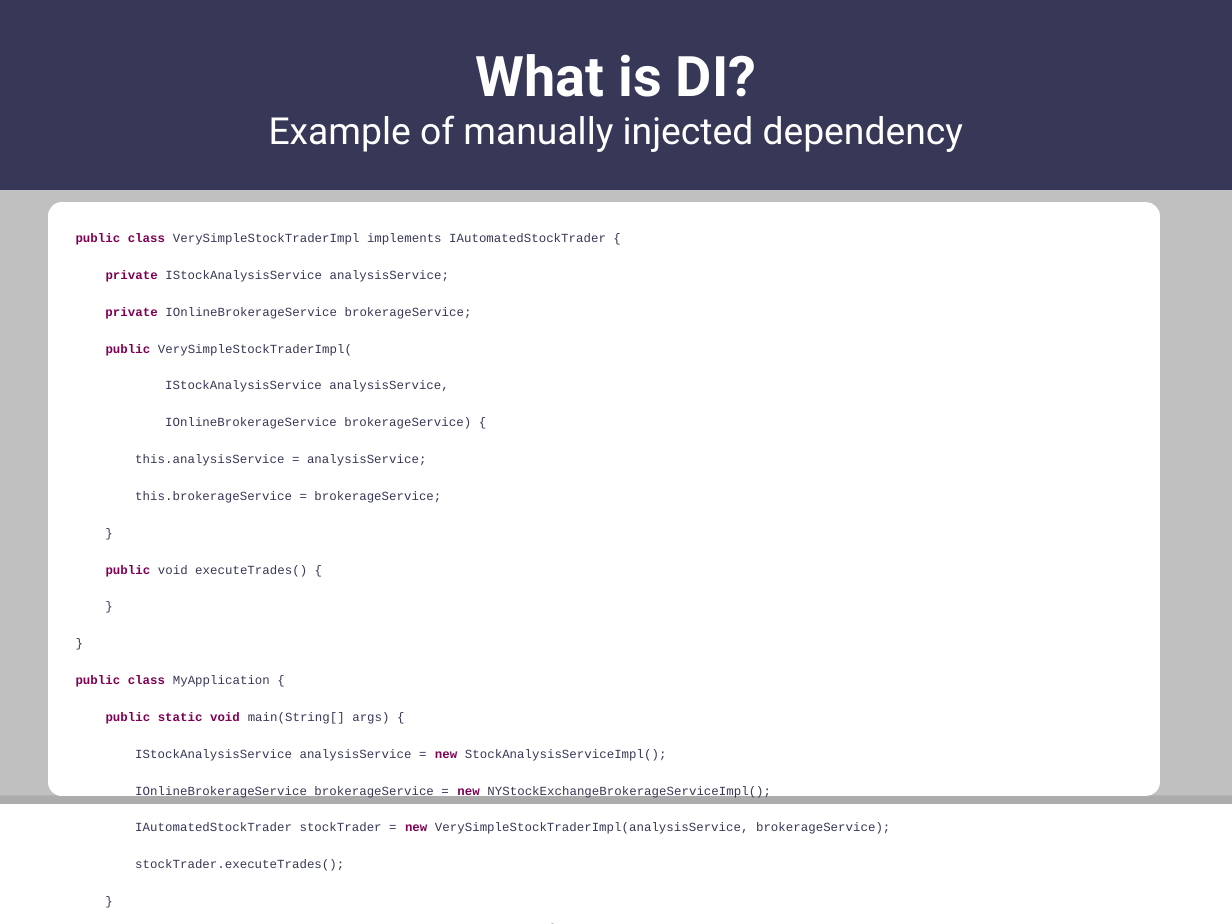
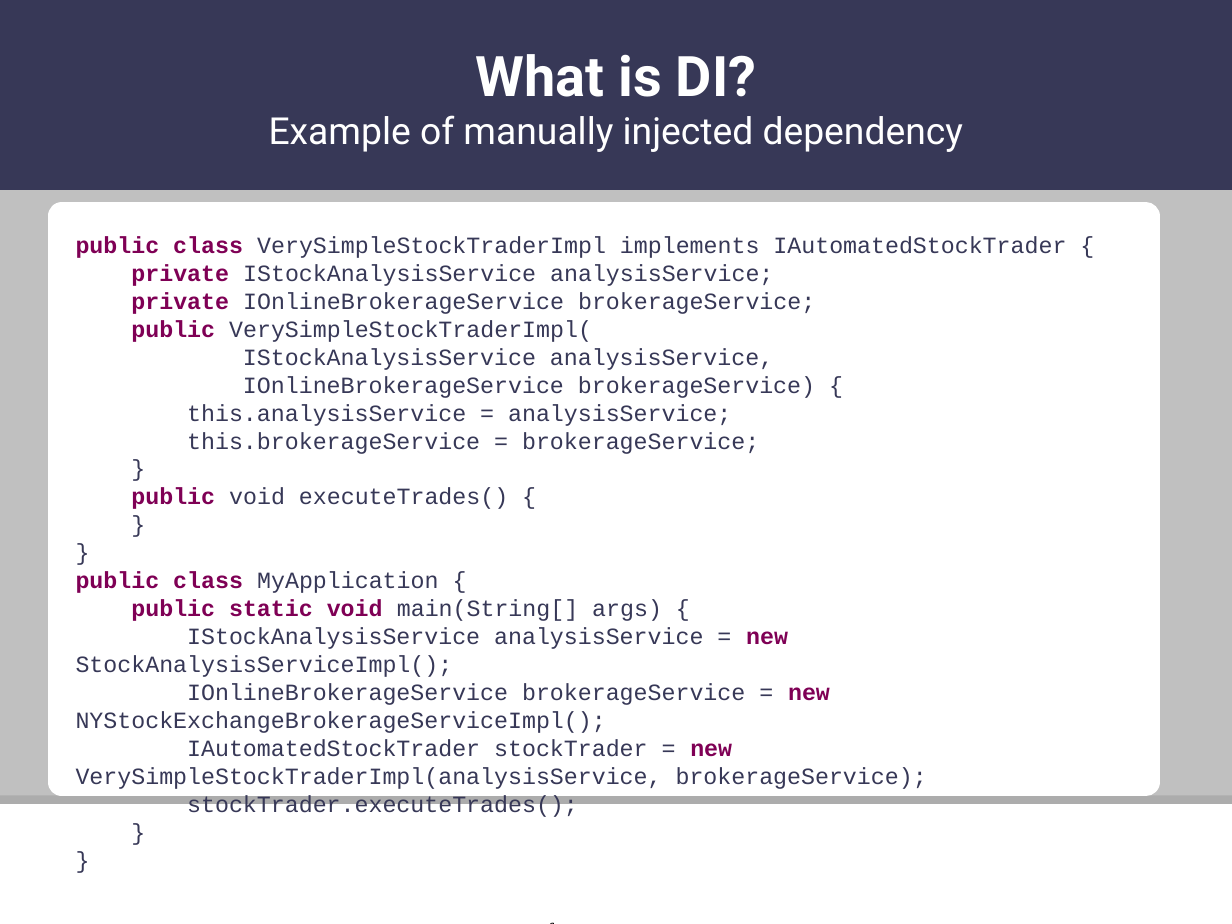
Before and after one commit to skylenewman/huntsville-efd-presentations, a slide deck: slide 10 of presentations/003-dependency-injection-custom-annotations/dependency-injection-custom-annotation.odp (slide 9 before the commit). Drawn at 1232x924 pixels with LibreOffice and Linux fonts; fonts in the diff are those of the drawing; background and template pictures are left out. Boxes give left, top, right and bottom in pixels: in the first picture for what was removed or moved away, otherwise in the second. Text is boxed around its words. In the diff, an @@ line names an element or a change of style, - is before the commit and + after.

```diff
--- a/presentations/003-dependency-injection-custom-annotations/dependency-injection-custom-annotation.odp
+++ b/presentations/003-dependency-injection-custom-annotations/dependency-injection-custom-annotation.odp
@@ text "public class VerySimpleStockTraderImpl implements IAutomated ..." at (61, 216, 1146, 783): size 8 to 15 pt; less space between paragraphs @@
```
Also in this commit, not shown: 19 other slides changed, 4 slides added, 5 slides removed, 4 other files.
